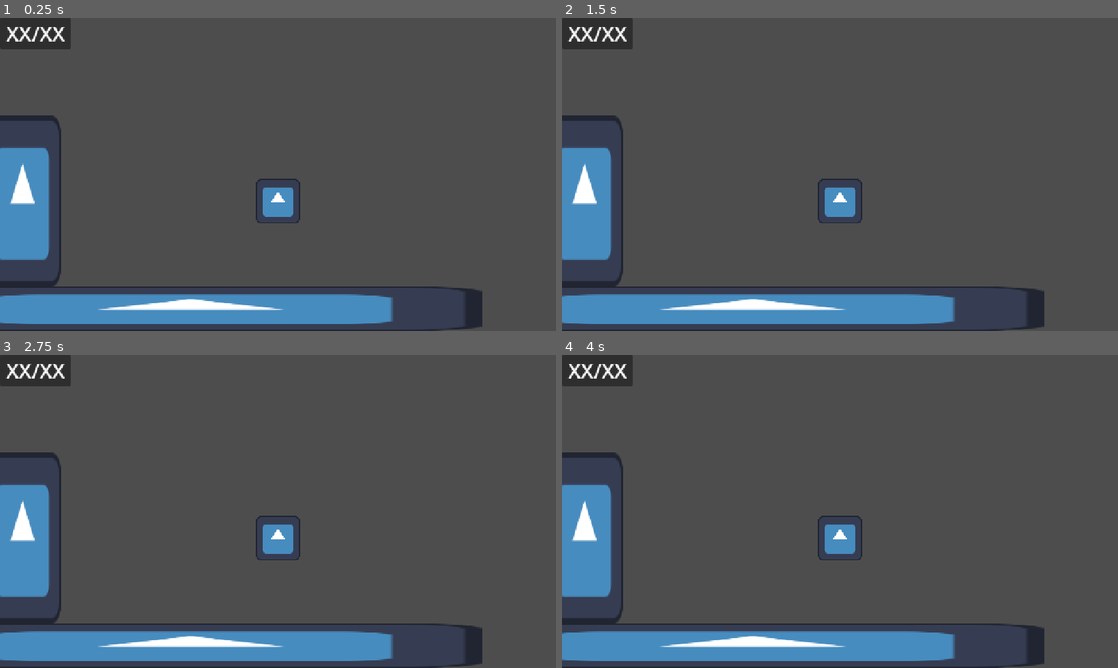
Above: before the commit, frames 1-4 (two rows, left to right).
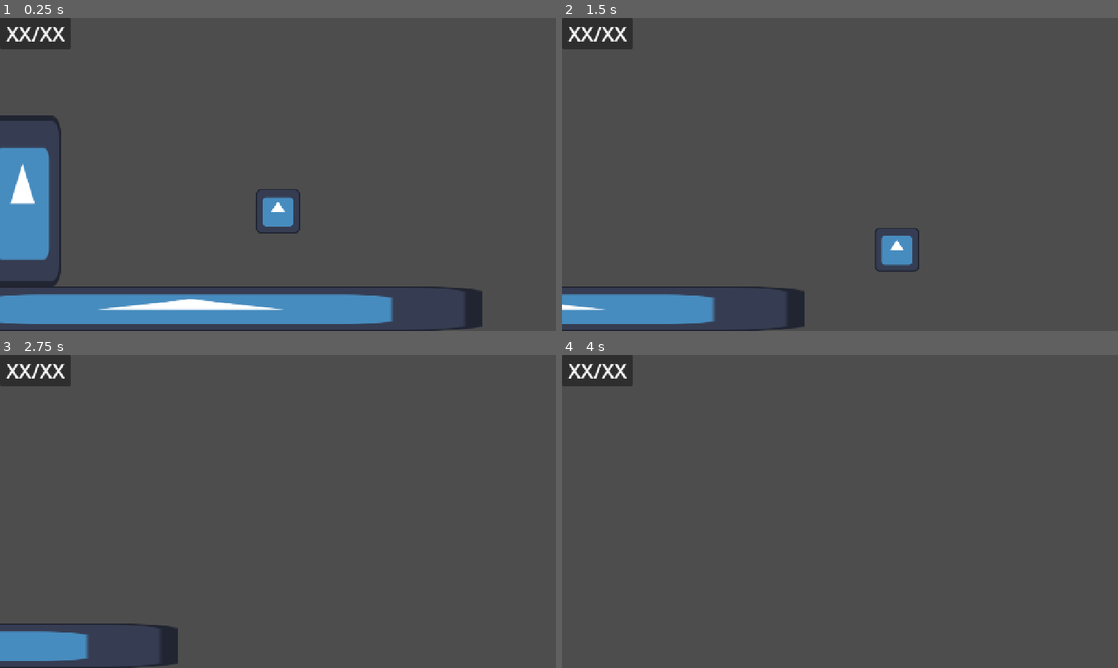
Above: after the commit, the same moments.

Repository: VodkaNaLogica/Desafio-250926
Game: Godot game, scene res://main.tscn
Two runs of this game, one before a commit and one after it. Both use one fixed random seed, a clock stepped at 60 frames per second and the inputs below. The engine's default icon, where the game draws it, is replaced by a stand-in: a white triangle on a blue panel in a dark square.
Inputs:
- Up to frame 1 (0.25 s): no input
- Up to frame 2 (1.5 s): hold Right (ui_right) from 0.53 s (still down); tap Up (ui_up) at 0.77 s
- Up to frame 3 (2.75 s): tap Up (ui_up) at 1.52 s; release Right (ui_right) at 2.03 s; hold Left (ui_left) from 2.03 s (still down)
- Up to frame 4 (4 s): release Left (ui_left) at 2.78 s; hold Right (ui_right) from 2.78 s (still down); tap Up (ui_up) at 3.02, 3.77 s

The runs differ from the first frame. In frame 1, 0.6% of the frame differs, in the area x 46-54%, y 51-69%; in frame 2, 11%; in frame 3, 11%; in frame 4, 12%, in the area x 0-87%, y 31-100%.
Error before the commit: Parse Error: Identifier "Hud" not declared in the current scope. (res://Player/playerMovement.gd:31)

Commit message:
Teste de ideia de HUD completado parte 2/2

Diff:
--- a/Player/playerMovement.gd
+++ b/Player/playerMovement.gd
@@ -5,9 +5,7 @@
 
 var contador: int = 0
 
-@onready var hud1 = $"../CanvasLayer/Control/Panel/Label"
-
-@onready var hud2 = $"../CanvasLayer/HUD"
+@onready var hud = $"../CanvasLayer/HUD"
 
 func _physics_process(delta: float) -> void:
 	if not is_on_floor():
@@ -26,6 +24,11 @@
 
 func _on_area_2d_body_entered(body: Node2D) -> void:
 	if body == self:
-		contador += 1
-		hud1.text = (str(contador) + "/" + str(contador))
-		Hud.text = "oi"
+		var limite = 2
+		if contador > limite-1:
+			if contador == limite:
+				global_scale = 1.5 * global_scale
+				contador+=1
+		else:
+			contador += 1
+			hud.atualizarLabel(str(contador) + "/" + str(limite))
--- a/hud.gd
+++ b/hud.gd
@@ -1 +1,6 @@
 extends Control
+
+@onready var panelLabel = $Panel/Label
+
+func atualizarLabel(text: String):
+	panelLabel.text = text
--- a/main.tscn
+++ b/main.tscn
@@ -50,26 +50,4 @@
 
 [node name="HUD" parent="CanvasLayer" unique_id=1617152066 instance=ExtResource("4_1bvp3")]
 
-[node name="Control" type="Control" parent="CanvasLayer" unique_id=1693962513]
-visible = false
-layout_mode = 3
-anchors_preset = 0
-offset_right = 40.0
-offset_bottom = 40.0
-
-[node name="Panel" type="Panel" parent="CanvasLayer/Control" unique_id=483491979]
-visible = false
-layout_mode = 0
-offset_right = 294.0
-offset_bottom = 81.0
-
-[node name="Label" type="Label" parent="CanvasLayer/Control/Panel" unique_id=1861943096]
-visible = false
-layout_mode = 0
-offset_right = 294.0
-offset_bottom = 81.0
-theme_override_font_sizes/font_size = 56
-text = "XX/XX"
-horizontal_alignment = 1
-
 [connection signal="body_entered" from="StaticBody2D/Area2D" to="Player" method="_on_area_2d_body_entered"]
